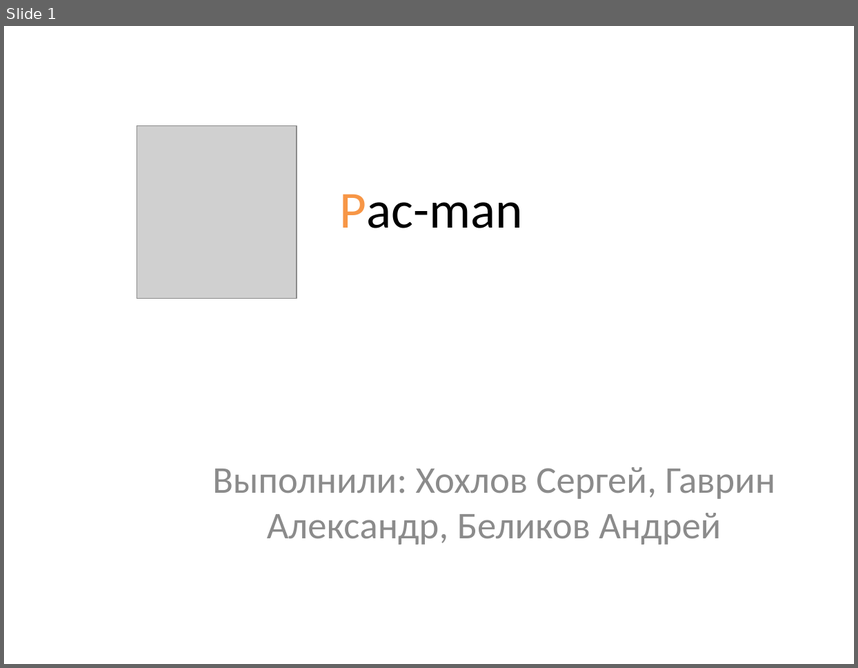
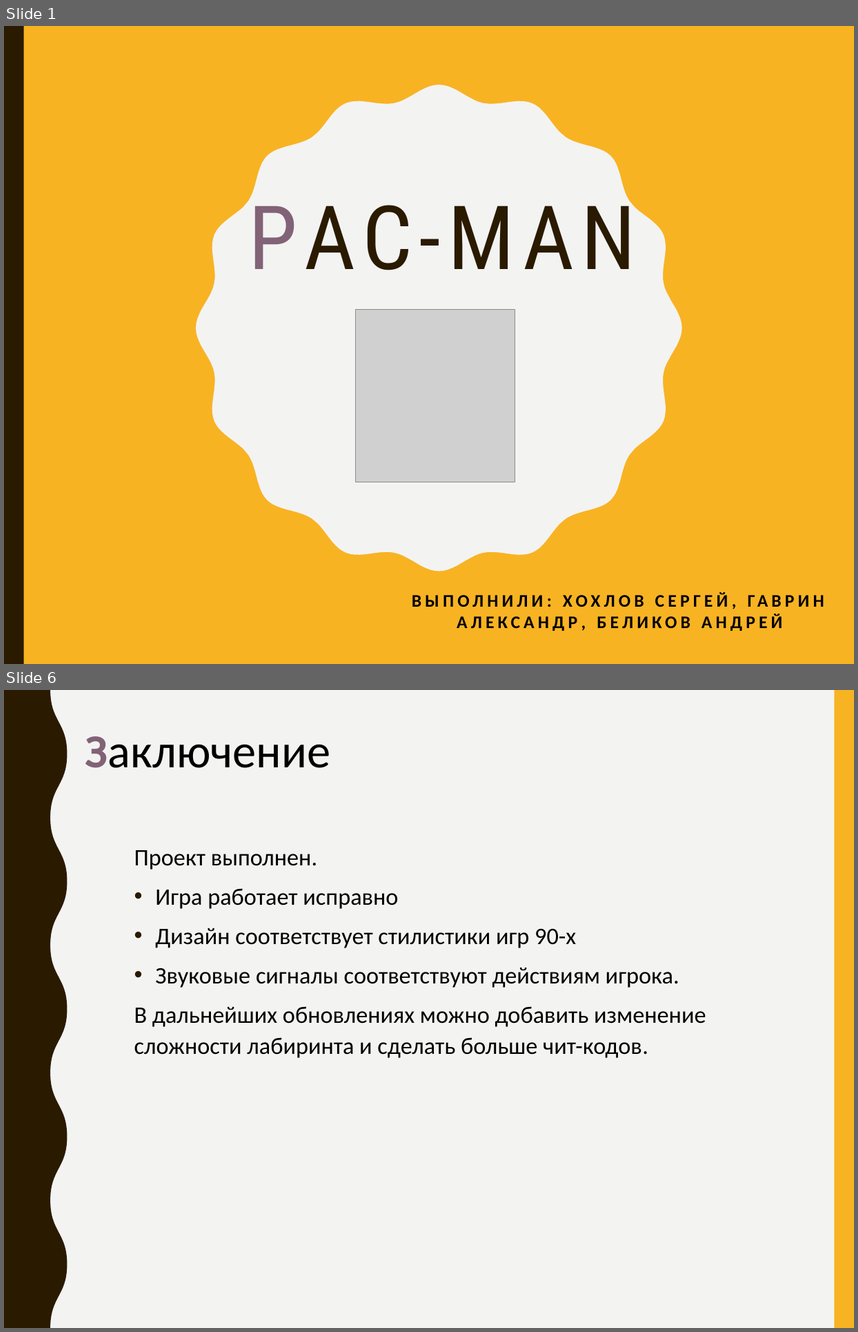
Before and after one commit to Alexandr-Gavrin/PAC-MAN, a slide deck: docs/Pac-man.pptx. Shown one above the other, each under a label of ours: slide 1 before the commit, slides 1 and 6 after it; the slides between them are not shown. The pictures are 858x668 and 858x1332 pixels, drawn with LibreOffice and Linux fonts; fonts in the diff are those of the drawing; grey boxes stand for pictures. Boxes give left, top, right and bottom in pixels: in the first picture for what was removed or moved away, otherwise in the second. Text is boxed around its words. In the diff, an @@ line names an element or a change of style, - is before the commit and + after.

```diff
--- a/docs/Pac-man.pptx
+++ b/docs/Pac-man.pptx
@@ slide 6 added at (4,690,854,1328), background #F3F3F2 @@
@@ freeform shape added at (4,690,67,1328), fill #2A1A00 @@
@@ rectangle added at (835,690,854,1328), fill #F8B323 @@
@@ text added at (85,736,330,768), 40 pt, text #000000 @@
+Заключение
@@ text added at (134,850,706,1058), 20 pt, text #000000 @@
+Проект выполнен.
+• Игра работает исправно
+• Дизайн соответствует стилистики игр 90-х
+• Звуковые сигналы соответствуют действиям игрока.
+В дальнейших обновлениях можно добавить изменение сложности лабиринта и сделать больше чит-кодов.
@@ slide 1 changed as well @@
@@ background #FFFFFF to #F8B323 @@
@@ rectangle added at (4,26,23,664), fill #2A1A00 @@
@@ freeform shape added at (196,85,682,571), fill #F3F3F2 @@
@@ title at (248,188,636,270): text changed; size 44 to 75 pt; font Calibri to Roboto Condensed; text colour #000000 to #2A1A00 @@
-Pac-man
+PAC-MAN
@@ picture: place and size @@
-picture at (136,125,297,298)
+picture at (355,309,515,481)
@@ subtitle at (457,613,782,630): text changed; size 32 to 15 pt; text colour #8C8C8C to #000000; bold on @@
-Выполнили: Хохлов Сергей, Гаврин Александр, Беликов Андрей
+ВЫПОЛНИЛИ: ХОХЛОВ СЕРГЕЙ, ГАВРИН АЛЕКСАНДР, БЕЛИКОВ АНДРЕЙ
```
Also in this commit, not shown: 1 other slide changed, 3 other slides added, 2 slides removed, 1 other file.
